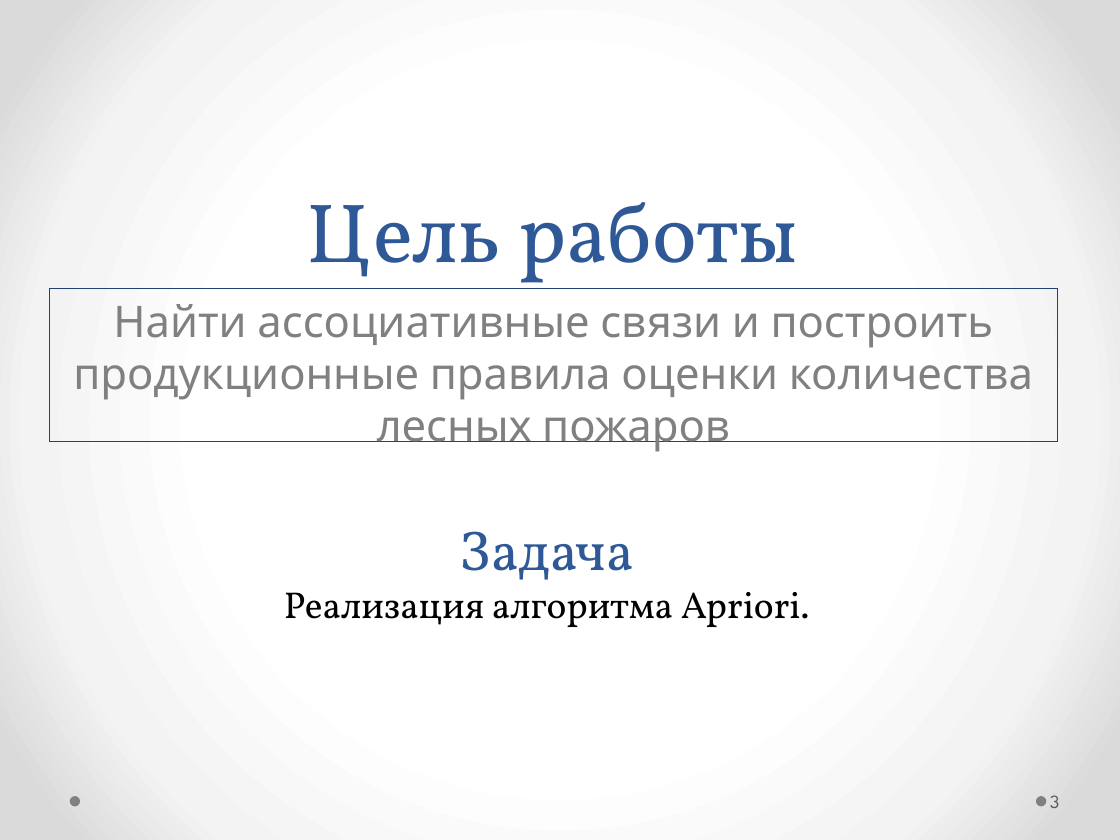
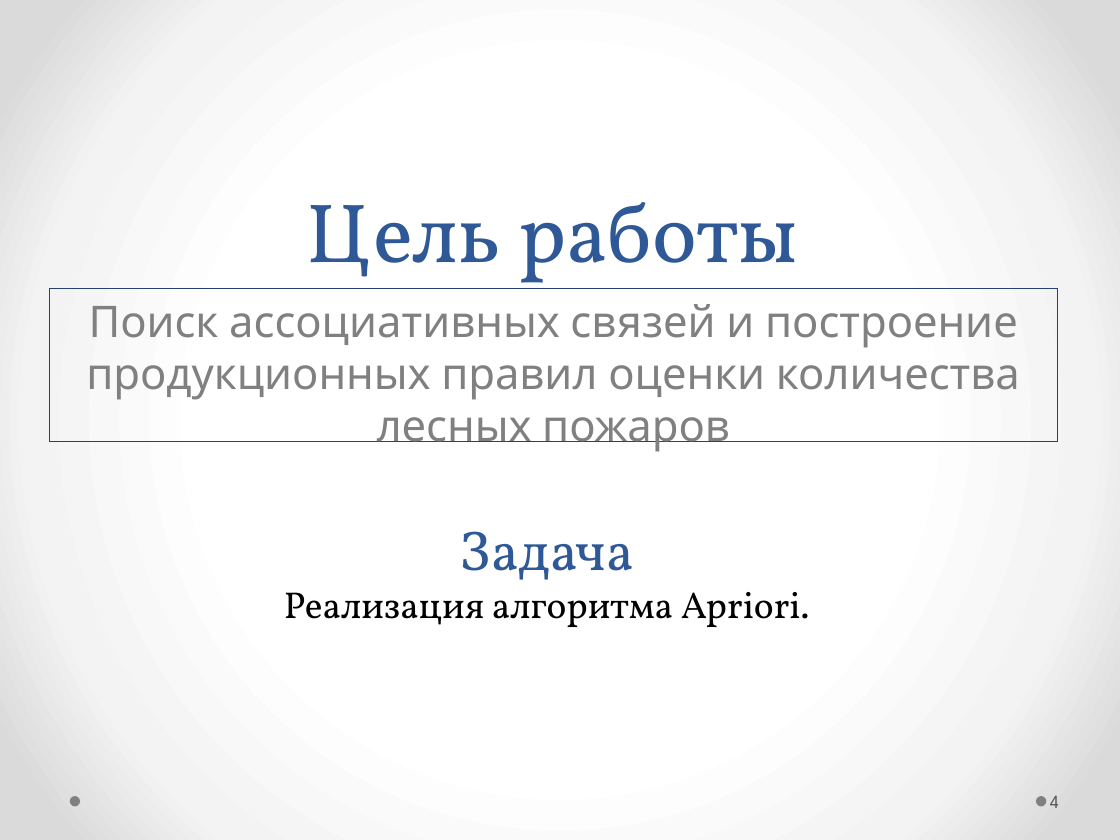
Before and after one commit to kmi9work/Fires, a slide deck: slide 4 of Apriori/my_tex/Поиск ассоциативных правил_Apriori.pptx (slide 3 before the commit). Drawn at 1120x840 pixels with LibreOffice and Linux fonts; fonts in the diff are those of the drawing. Boxes give left, top, right and bottom in pixels: in the first picture for what was removed or moved away, otherwise in the second. Text is boxed around its words. In the diff, an @@ line names an element or a change of style, - is before the commit and + after.

```diff
--- a/Apriori/my_tex/Поиск ассоциативных правил_Apriori.pptx
+++ b/Apriori/my_tex/Поиск ассоциативных правил_Apriori.pptx
@@ text at [86,304,1020,452]: text changed @@
-Найти ассоциативные связи и построить продукционные правила оценки количества лесных пожаров
+Поиск ассоциативных связей и построение продукционных правил оценки количества лесных пожаров
@@ page number at [1050,796,1059,808]: text changed @@
-3
+4
```
Also in this commit, not shown: 2 other slides changed, 1 slide added, 3 other files.
